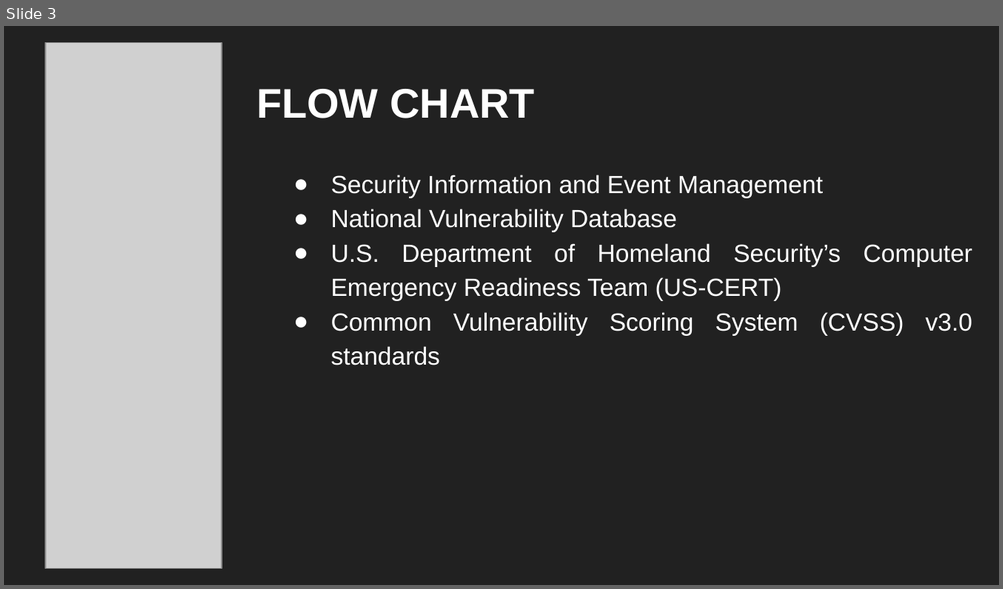
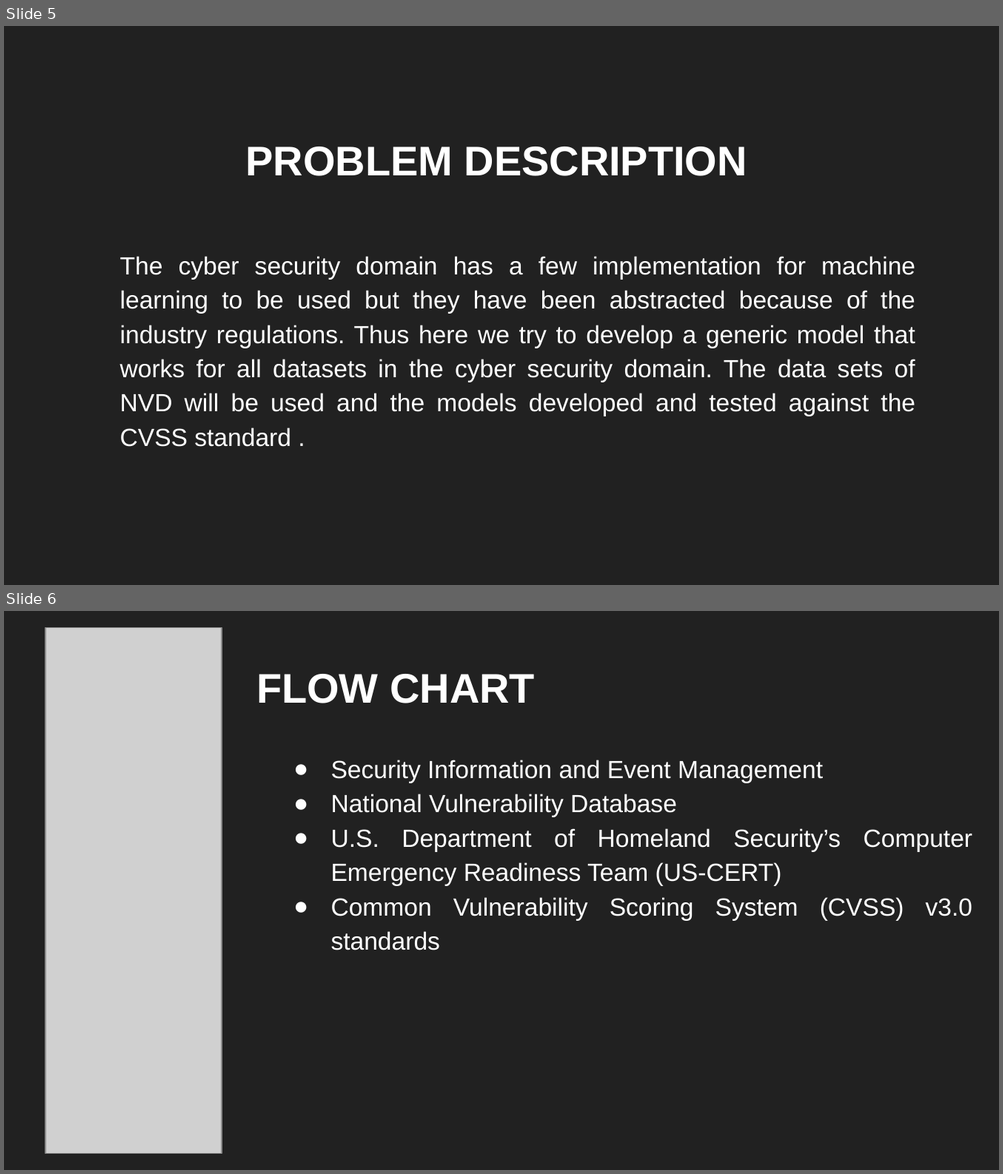
Before and after one commit to sbenstewart/cip-lab, a slide deck: presentation/presentation.pptx. Shown one above the other, each under a label of ours: slide 3 before the commit, slides 5 and 6 after it. The pictures are 1003x589 and 1003x1174 pixels, drawn with LibreOffice and Linux fonts; fonts in the diff are those of the drawing; grey boxes stand for pictures. Boxes give left, top, right and bottom in pixels: in the first picture for what was removed or moved away, otherwise in the second. Text is boxed around its words. In the diff, an @@ line names an element or a change of style, - is before the commit and + after.

```diff
--- a/presentation/presentation.pptx
+++ b/presentation/presentation.pptx
@@ slide 5 added at [4,26,999,585], background #212121 @@
@@ title added at [245,147,747,176], 30 pt, text #FFFFFF, bold @@
+PROBLEM DESCRIPTION
@@ subtitle added at [120,256,915,447], 18 pt, text #FFFFFF @@
+The cyber security domain has a few implementation for machine learning to be used but they have been abstracted because of the industry regulations. Thus here we try to develop a generic model that works for all datasets in the cyber security domain. The data sets of NVD will be used and the models developed and tested against the CVSS standard .
@@ what was slide 3 is now slide 6 @@
```
Also in this commit, not shown: 1 slide changed, 9 other slides added, 1 slide removed, 2 other files.
